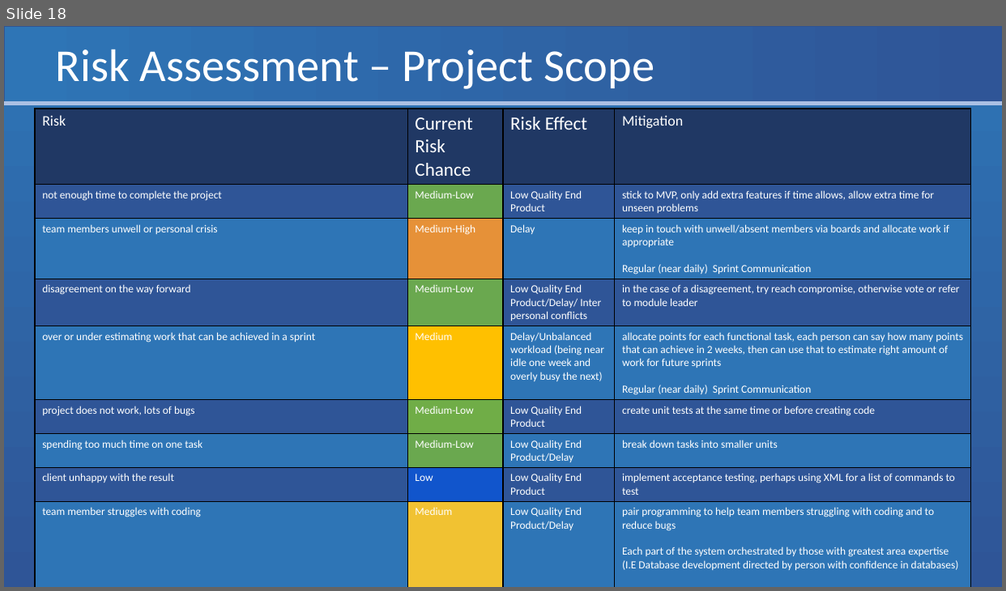
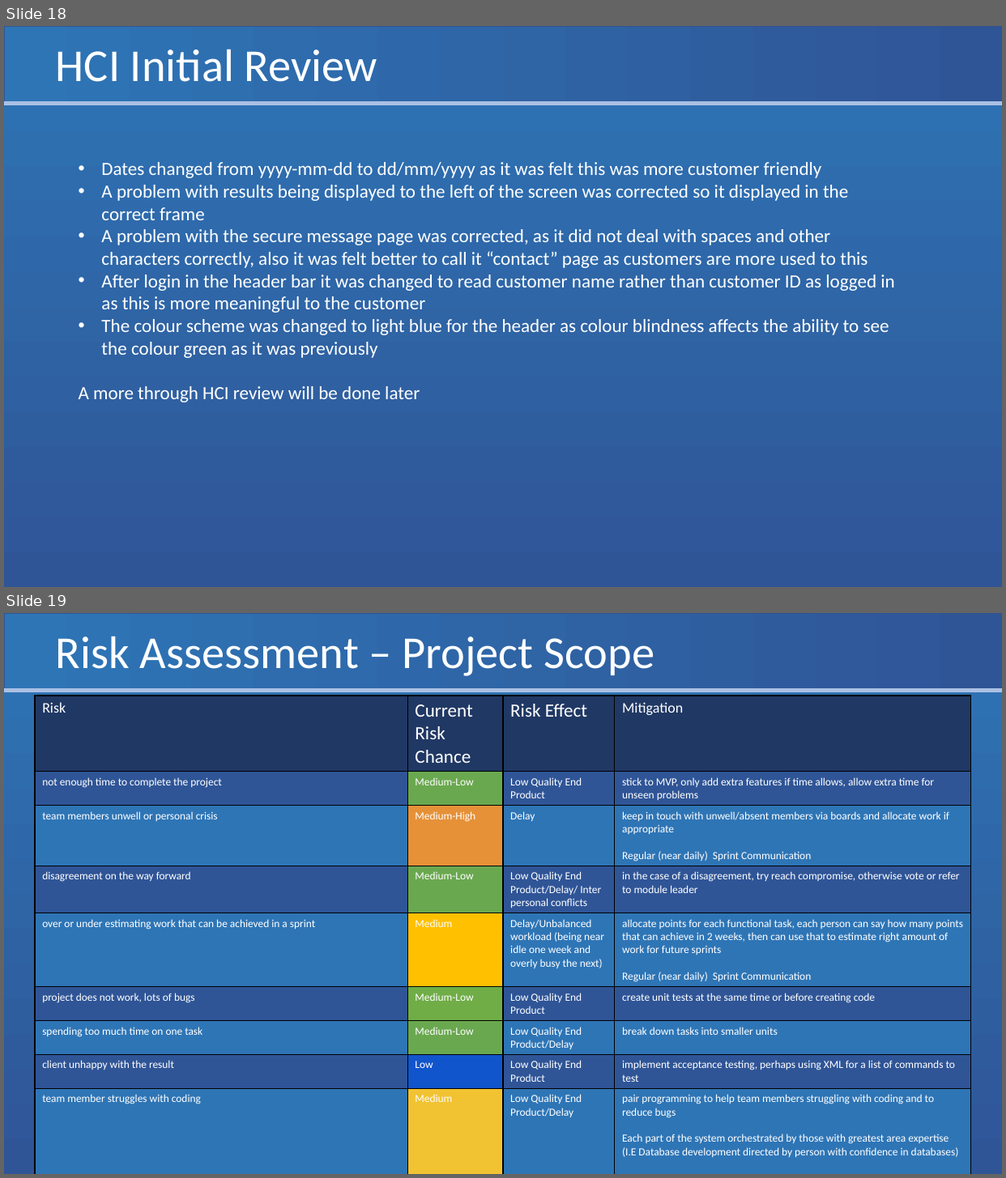
Before and after one commit to Eyo123/ISAD251REF, a slide deck: Documents/Presentations/PRCO204 Group Presentation 2.pptx. Shown one above the other, each under a label of ours: slide 18 before the commit, slides 18 and 19 after it. The pictures are 1006x591 and 1006x1178 pixels, drawn with LibreOffice and Linux fonts; fonts in the diff are those of the drawing. Boxes give left, top, right and bottom in pixels: in the first picture for what was removed or moved away, otherwise in the second. Text is boxed around its words. In the diff, an @@ line names an element or a change of style, - is before the commit and + after.

Commit message:
updated presentation

```diff
--- a/Documents/Presentations/PRCO204 Group Presentation 2.pptx
+++ b/Documents/Presentations/PRCO204 Group Presentation 2.pptx
@@ slide 18 added at <box>4,26,1002,587</box>, background gradient #2E75B6 to #2F5597; not listed: 2 template elements that a slide beside it also shows @@
@@ title added at <box>56,49,377,82</box>, 44 pt, text #FFFFFF @@
+HCI Initial Review
@@ text added at <box>79,162,894,403</box>, 18 pt, text #FFFFFF @@
+• Dates changed from yyyy-mm-dd to dd/mm/yyyy as it was felt this was more customer friendly
+• A problem with results being displayed to the left of the screen was corrected so it displayed in the correct frame
+• A problem with the secure message page was corrected, as it did not deal with spaces and other characters correctly, also it was felt better to call it “contact” page as customers are more used to this
+• After login in the header bar it was changed to read customer name rather than customer ID as logged in as this is more meaningful to the customer
+• The colour scheme was changed to light blue for the header as colour blindness affects the ability to see the colour green as it was previously
+A more through HCI review will be done later
@@ what was slide 18 is now slide 19 @@
```
Also in this commit, not shown: 1 other file.
